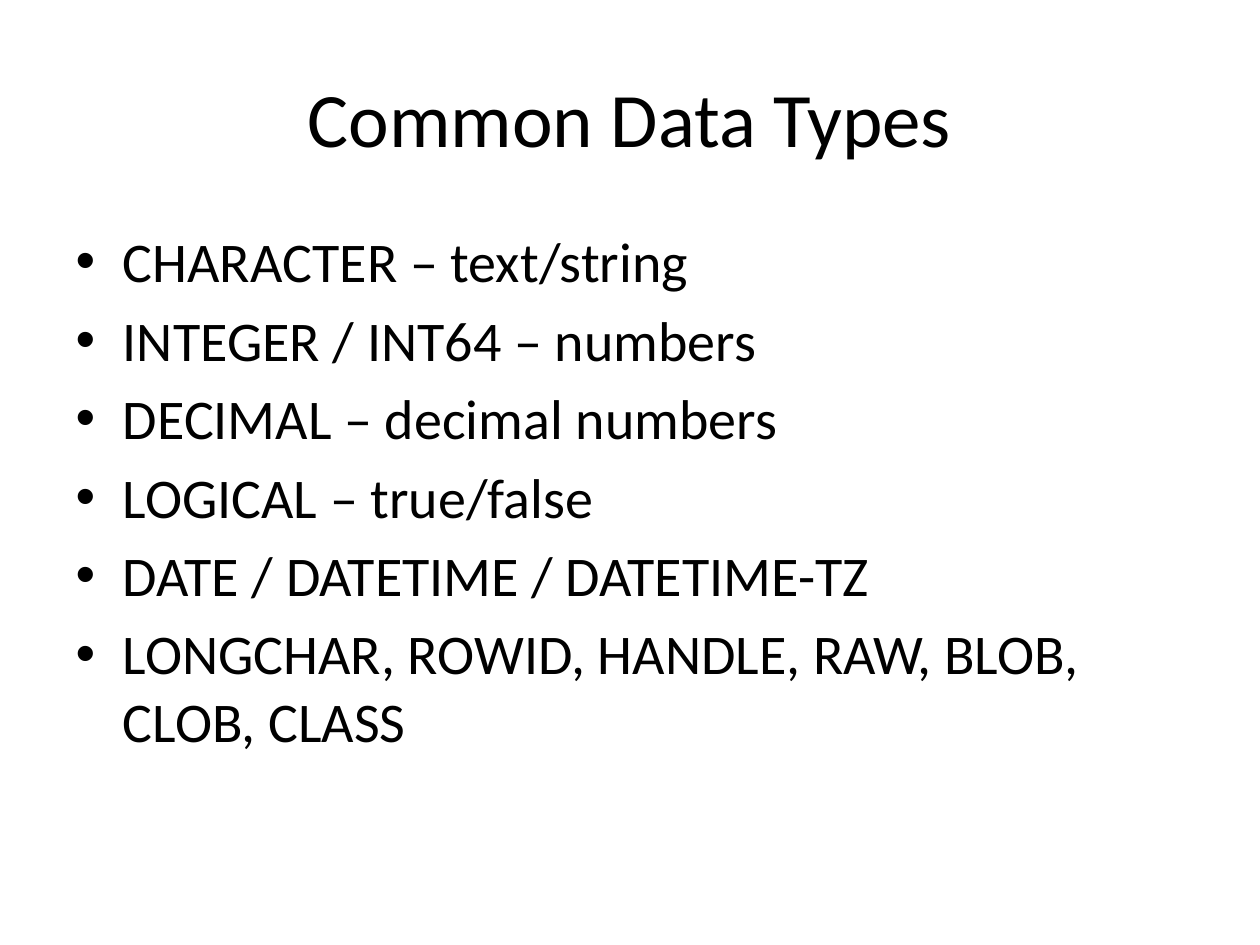
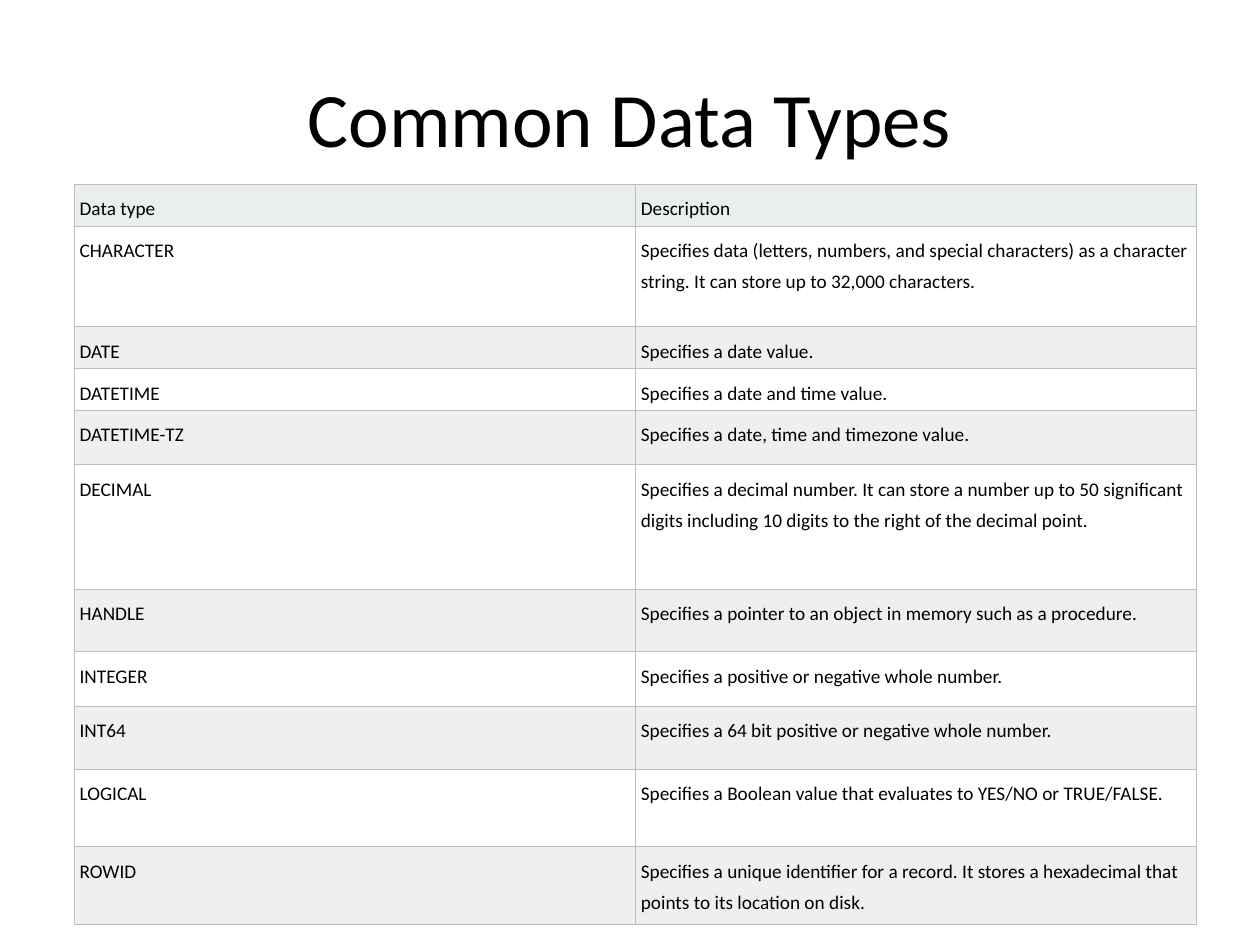
Before and after one commit to shibaprasadjena98/progress-class, a slide deck: slide 6 of Progress_4GL_Basics_Training.pptx. Drawn at 1260x945 pixels with LibreOffice and Linux fonts; fonts in the diff are those of the drawing. Boxes give left, top, right and bottom in pixels: in the first picture for what was removed or moved away, otherwise in the second. Text is boxed around its words. In the diff, an @@ line names an element or a change of style, - is before the commit and + after.

```diff
--- a/Progress_4GL_Basics_Training.pptx
+++ b/Progress_4GL_Basics_Training.pptx
@@ table added at (x1=74, y1=184, x2=1196, y2=924), 11 rows, 2 columns @@
+Data type | Description
+CHARACTER | Specifies data (letters, numbers, and special characters) as a character string. It can store up to 32,000 characters.
+DATE | Specifies a date value.
+DATETIME | Specifies a date and time value.
+DATETIME-TZ | Specifies a date, time and timezone value.
+DECIMAL | Specifies a decimal number. It can store a number up to 50 significant digits including 10 digits to the right of the decimal point.
+HANDLE | Specifies a pointer to an object in memory such as a procedure.
+INTEGER | Specifies a positive or negative whole number.
+INT64 | Specifies a 64 bit positive or negative whole number.
+LOGICAL | Specifies a Boolean value that evaluates to YES/NO or TRUE/FALSE.
+ROWID | Specifies a unique identifier for a record. It stores a hexadecimal that points to its location on disk.
@@ text removed at (x1=123, y1=243, x2=1078, y2=749) @@
-• CHARACTER – text/string
-• INTEGER / INT64 – numbers
-• DECIMAL – decimal numbers
-• LOGICAL – true/false
-• DATE / DATETIME / DATETIME-TZ
-• LONGCHAR, ROWID, HANDLE, RAW, BLOB, CLOB, CLASS
```
Also in this commit, not shown: 3 other slides changed.
